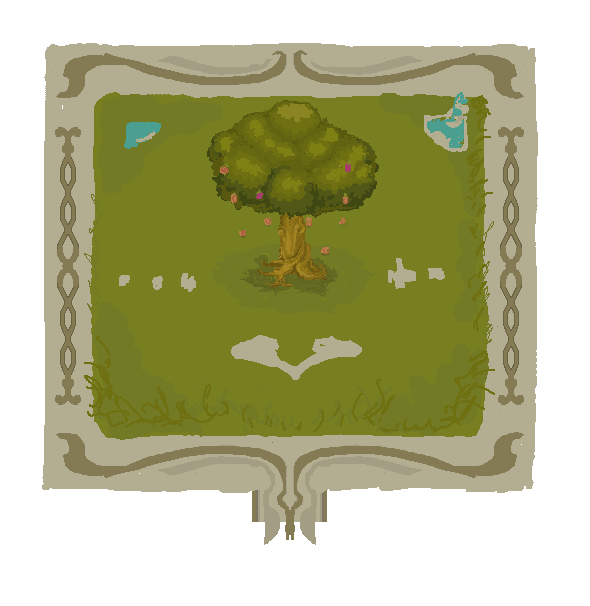
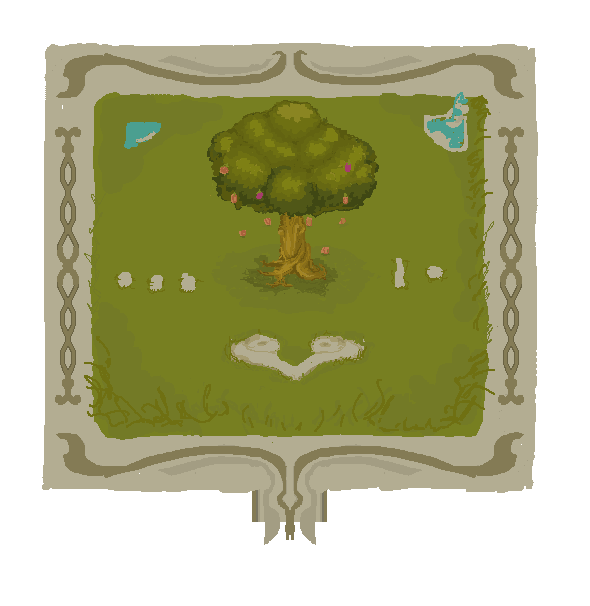
The second 590 x 606 image is a revision of the first. Changes to its layers:
added layer "Layer 48" above "pedras" over [114, 259, 448, 385]
added layer "pedras" above "Layer 4" over [118, 259, 443, 381]
painted on "Layer 4" over [114, 259, 447, 380]
